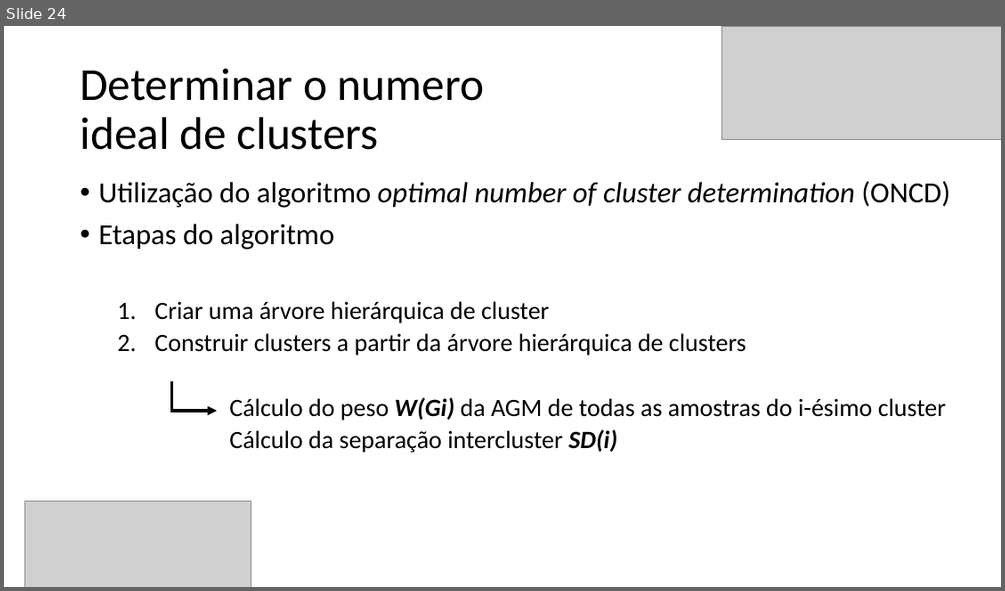
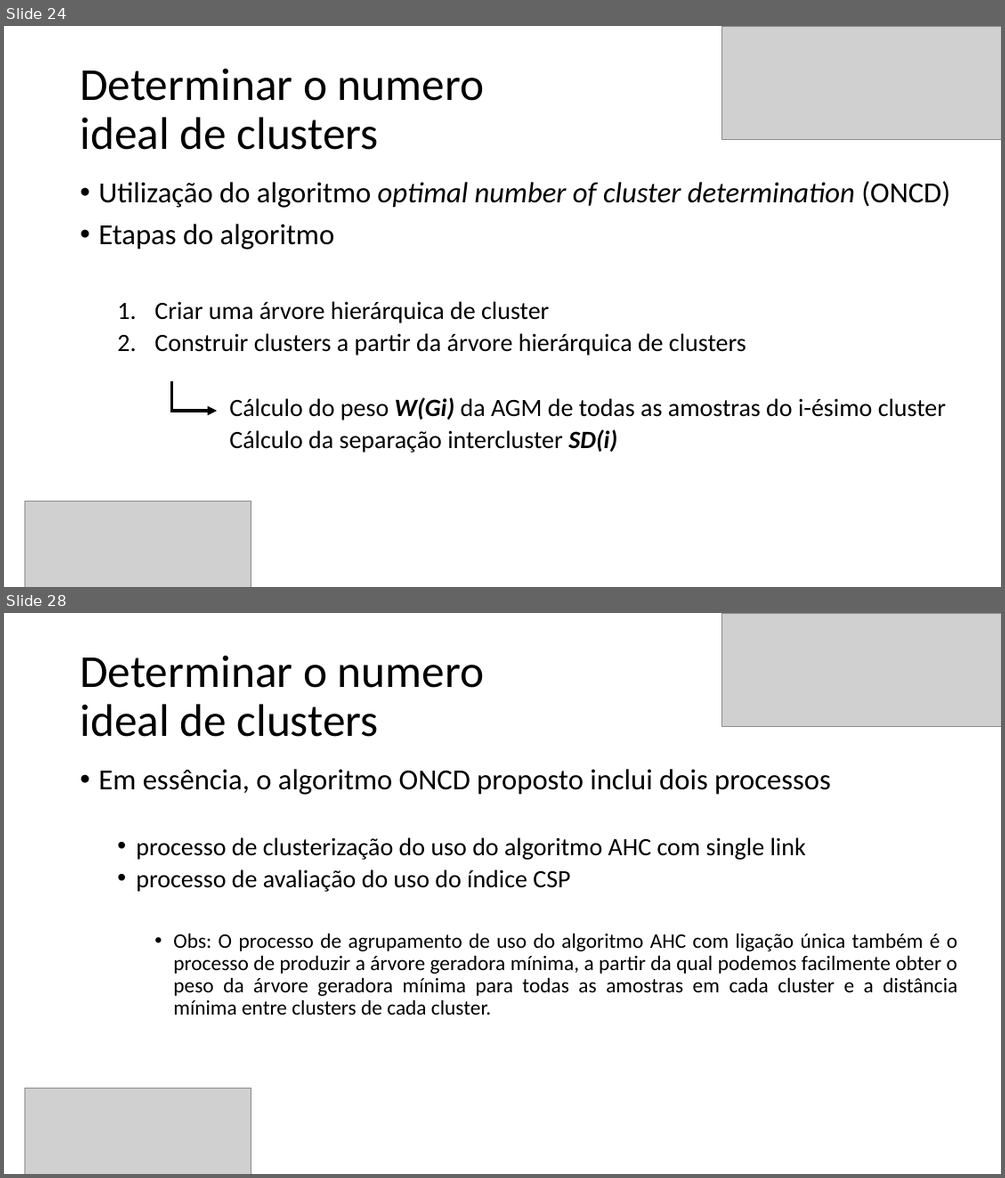
Before and after one commit to Marcio-Salmazo/PRT_Agrupamento, a slide deck: Seminario/optimal clusters - SLIDES.pptx. Shown one above the other, each under a label of ours: slide 24 before the commit, slides 24 and 28 after it; the slides between them are not shown. The pictures are 1005x591 and 1005x1178 pixels, drawn with LibreOffice and Linux fonts; fonts in the diff are those of the drawing; grey boxes stand for pictures. Boxes give left, top, right and bottom in pixels: in the first picture for what was removed or moved away, otherwise in the second. Text is boxed around its words. In the diff, an @@ line names an element or a change of style, - is before the commit and + after.

```diff
--- a/Seminario/optimal clusters - SLIDES.pptx
+++ b/Seminario/optimal clusters - SLIDES.pptx
@@ slide 28 added at [4,613,1001,1174], background #FFFFFF @@
@@ picture added at [722,613,1001,727] @@
@@ title added at [80,655,484,737], 44 pt, text #000000 @@
+Determinar o numero
+ideal de clusters
@@ text added at [98,769,957,1014], 20 pt, text #000000 @@
+• Em essência, o algoritmo ONCD proposto inclui dois processos
+  • processo de clusterização do uso do algoritmo AHC com single link
+  • processo de avaliação do uso do índice CSP
+    • Obs: O processo de agrupamento de uso do algoritmo AHC com ligação única também é o processo de produzir a árvore geradora mínima, a partir da qual podemos facilmente obter o peso da árvore geradora mínima para todas as amostras em cada cluster e a distância mínima entre clusters de cada cluster.
@@ picture added at [25,1088,251,1174] @@
```
Also in this commit, not shown: 5 other slides added.
